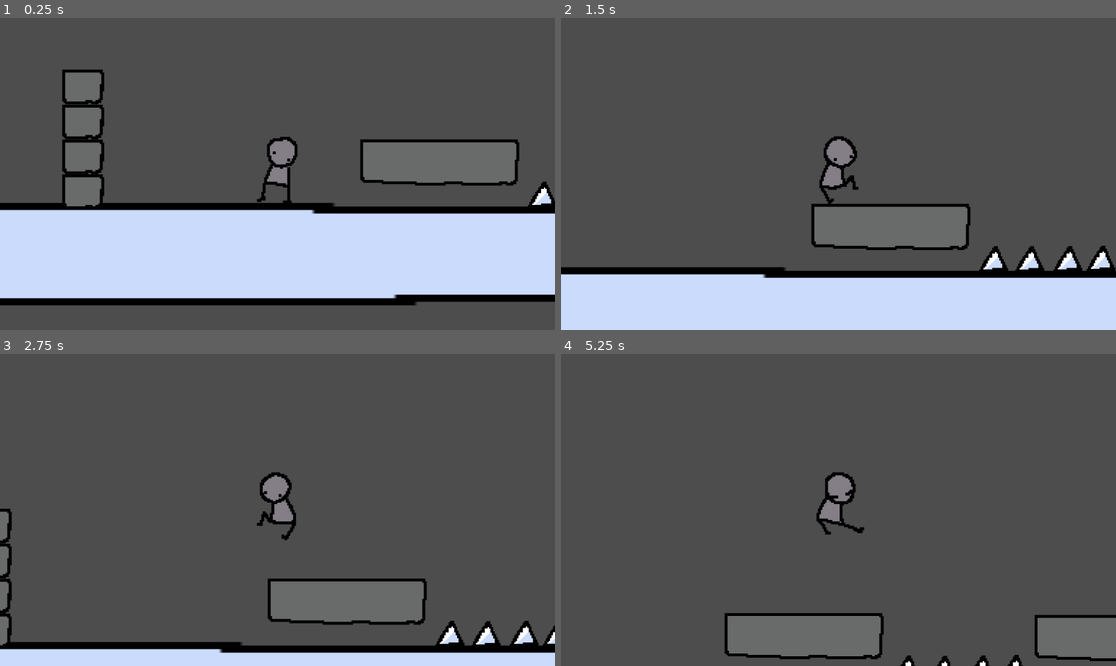
Above: before the commit, frames 1-4 (two rows, left to right).
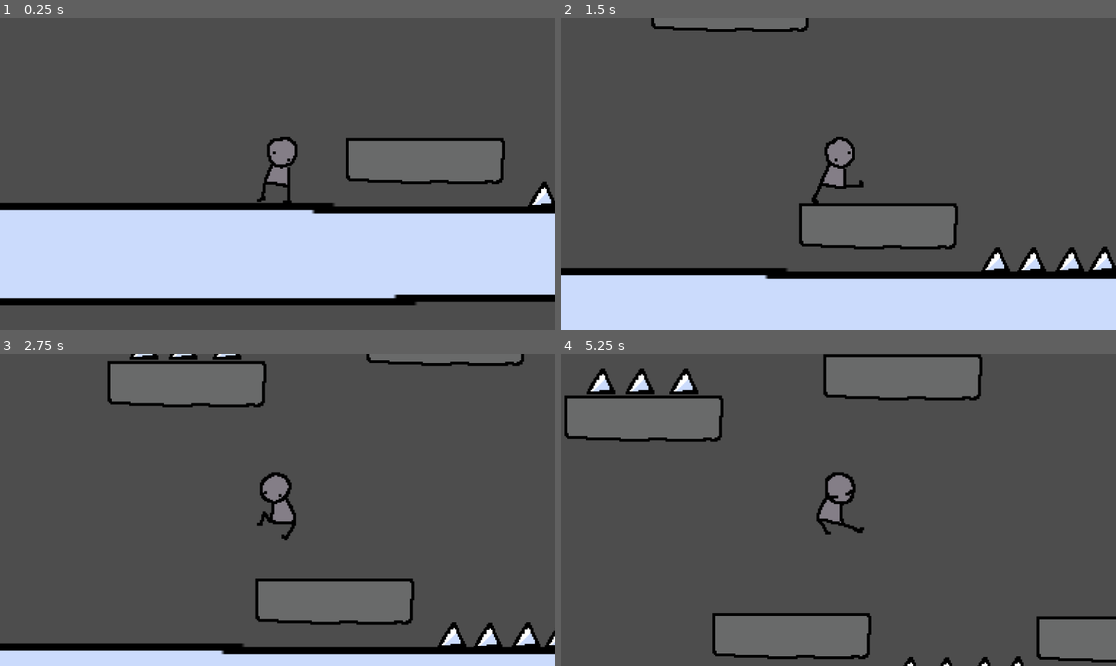
Above: after the commit, the same moments.

Repository: Helia8/platform
Game: Godot game, scene res://scenes/Level/Level1.tscn
Same seed, same stepped clock (60 frames per second), same inputs: the game is played once before the commit and once after it.
Inputs:
- Up to frame 1 (0.25 s): no input
- Up to frame 2 (1.5 s): tap Enter (ui_accept) at 0.5, 0.77 s; hold Right (ui_right) from 0.53 s (still down)
- Up to frame 3 (2.75 s): tap Enter (ui_accept) at 1.52 s; release Right (ui_right) at 2.03 s; hold Left (ui_left) from 2.03 s (still down)
- Up to frame 4 (5.25 s): release Left (ui_left) at 2.78 s; hold Right (ui_right) 2.78-4.28 s; tap Enter (ui_accept) at 3.02, 3.77, 4.52 s; hold Left (ui_left) 4.28-5.03 s; hold Right (ui_right) from 5.03 s (still down)

The runs differ from the first frame. In frame 1, 4.4% of the frame differs, in the area x 11-94%, y 16-61%; in frame 2, 4.2%; in frame 3, 8.9%; in frame 4, 10%, in the area x 0-100%, y 0-100%.

Commit message:
feat: level change

Diff:
--- a/scenes/Level/Level1.tscn
+++ b/scenes/Level/Level1.tscn
@@ -50,7 +50,7 @@
 position = Vector2(3311, 345)
 
 [node name="BasicPlatform" parent="." unique_id=162337804 instance=ExtResource("7_4esi6")]
-position = Vector2(465, 261)
+position = Vector2(416, 256)
 
 [node name="SpikeHazard2" parent="." unique_id=1820497247 instance=ExtResource("4_8mqkg")]
 position = Vector2(1355, 455)
@@ -65,10 +65,10 @@
 position = Vector2(1537, 267)
 
 [node name="SquarePlatform" parent="." unique_id=788272926 instance=ExtResource("8_s5y6n")]
-position = Vector2(2333, 361)
+position = Vector2(-2400, 0)
 
 [node name="SquarePlatform2" parent="." unique_id=519429610 instance=ExtResource("8_s5y6n")]
-position = Vector2(4329, 360)
+position = Vector2(-1120, -256)
 
 [node name="BasicPlatform3" parent="." unique_id=899758877 instance=ExtResource("7_4esi6")]
 position = Vector2(5090, 465)
@@ -77,16 +77,16 @@
 position = Vector2(5597, 465)
 
 [node name="SquarePlatform3" parent="." unique_id=1629069388 instance=ExtResource("8_s5y6n")]
-position = Vector2(2721, 119)
+position = Vector2(-2976, 64)
 
 [node name="SquarePlatform4" parent="." unique_id=443861627 instance=ExtResource("8_s5y6n")]
-position = Vector2(3269, -48)
+position = Vector2(-2688, 256)
 
 [node name="BasicPlatform5" parent="." unique_id=1860435198 instance=ExtResource("7_4esi6")]
-position = Vector2(3711, 124)
+position = Vector2(-1952, -145)
 
 [node name="SpikeHazard5" parent="." unique_id=464142309 instance=ExtResource("4_8mqkg")]
-position = Vector2(3974, 77)
+position = Vector2(-1689, -192)
 
 [node name="VoidHazard3" parent="." unique_id=810062654 instance=ExtResource("3_p0hel")]
 position = Vector2(5227, 725)
@@ -110,13 +110,43 @@
 position = Vector2(7309, 725)
 
 [node name="SquarePlatform5" parent="." unique_id=2127685572 instance=ExtResource("8_s5y6n")]
-position = Vector2(-565, 384)
+position = Vector2(-3532, 361)
 
 [node name="SquarePlatform6" parent="." unique_id=667562785 instance=ExtResource("8_s5y6n")]
-position = Vector2(-565, 263)
+position = Vector2(-3532, 240)
 
 [node name="SquarePlatform7" parent="." unique_id=1915454349 instance=ExtResource("8_s5y6n")]
-position = Vector2(-565, 142)
+position = Vector2(-3532, 119)
 
 [node name="SquarePlatform8" parent="." unique_id=220346923 instance=ExtResource("8_s5y6n")]
-position = Vector2(-565, 21)
+position = Vector2(-3532, -2)
+
+[node name="SquarePlatform9" parent="." unique_id=2140474738 instance=ExtResource("8_s5y6n")]
+position = Vector2(-640, -384)
+
+[node name="BasicPlatform6" parent="." unique_id=1279523654 instance=ExtResource("7_4esi6")]
+position = Vector2(-96, -497)
+
+[node name="SpikeHazard6" parent="." unique_id=1227305950 instance=ExtResource("4_8mqkg")]
+position = Vector2(167, -544)
+
+[node name="SpikeHazard7" parent="." unique_id=513984903 instance=ExtResource("4_8mqkg")]
+position = Vector2(32, -544)
+
+[node name="SpikeHazard8" parent="." unique_id=389404122 instance=ExtResource("4_8mqkg")]
+position = Vector2(320, -544)
+
+[node name="BasicPlatform7" parent="." unique_id=2054919152 instance=ExtResource("7_4esi6")]
+position = Vector2(800, -640)
+
+[node name="SquarePlatform10" parent="." unique_id=400202882 instance=ExtResource("8_s5y6n")]
+position = Vector2(1664, -768)
+
+[node name="SquarePlatform11" parent="." unique_id=807339336 instance=ExtResource("8_s5y6n")]
+position = Vector2(2080, -768)
+
+[node name="SquarePlatform12" parent="." unique_id=841947699 instance=ExtResource("8_s5y6n")]
+position = Vector2(2528, -768)
+
+[node name="SquarePlatform13" parent="." unique_id=1893710171 instance=ExtResource("8_s5y6n")]
+position = Vector2(2944, -768)
